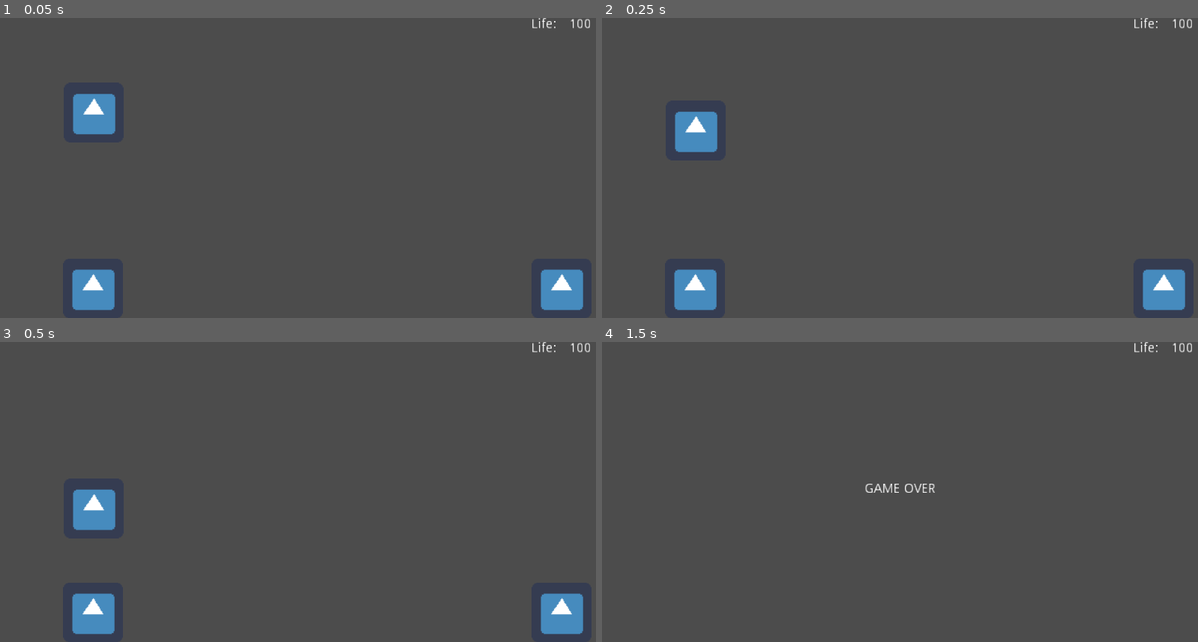
Above: before the commit, frames 1-4 (two rows, left to right).
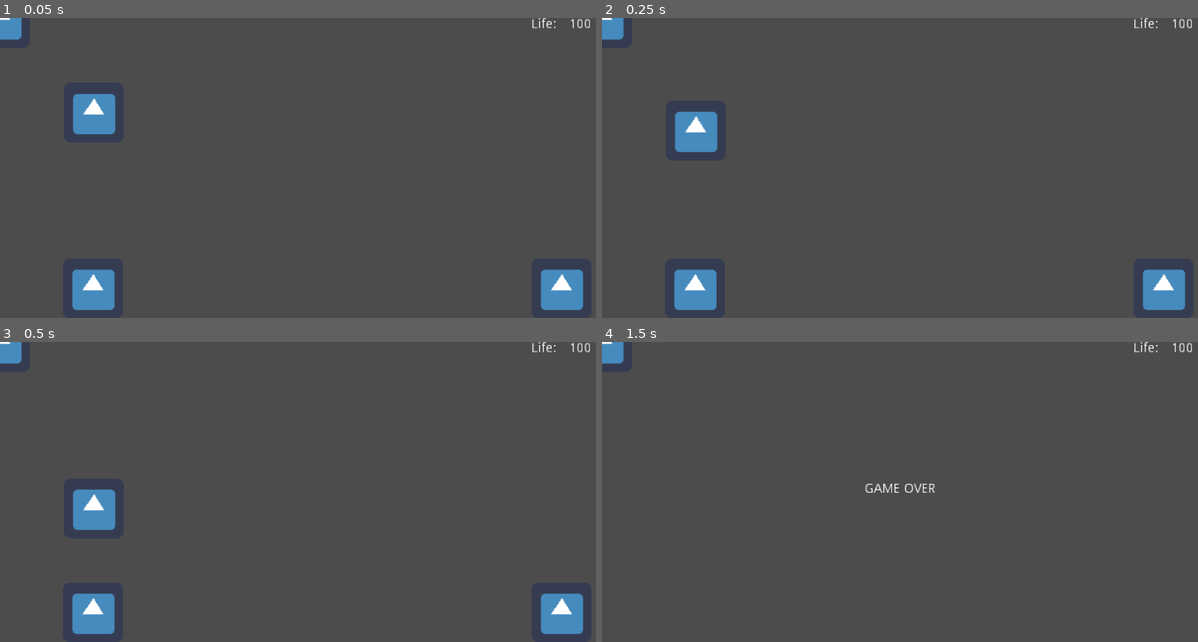
Above: after the commit, the same moments.

Repository: sergioperez/godot-test0-2d
Game: Godot game, scene res://Main.tscn
The game is run twice, just before and just after one commit, with the same random seed, the same clock (stepped at 60 frames per second) and the same inputs. The engine's default icon, where the game draws it, is replaced by a stand-in: a white triangle on a blue panel in a dark square.
Inputs:
- Up to frame 1 (0.05 s): no input
- Up to frame 2 (0.25 s): no input
- Up to frame 3 (0.5 s): no input
- Up to frame 4 (1.5 s): tap Enter (ui_accept) at 0.5, 0.77 s; hold Right (ui_right) from 0.53 s (still down)

The runs differ from the first frame. In frame 1, 0.3% of the frame differs, in the area x 0-4%, y 0-8%; in frame 2, 0.3%; in frame 3, 0.3%; in frame 4, 0.3%.

Commit message:
Improved networking

Diff:
--- a/Node2D.gd
+++ b/Node2D.gd
@@ -1,7 +1,11 @@
 extends Node2D
 
 # TODO: Remove GAME_ID constant, its just to try things :)
-var GAME_ID = 0
+
+var GAME_ID = 000
+var SERVER_IP = "cluster.sergio.link"
+var SERVER_PORT = 18000
+
 const MAIN_SCENARIO_URI = "res://MainScenario.tscn"
 
 var scenario = null
@@ -19,6 +23,8 @@
 
 # Called when the node enters the scene tree for the first time.
 func _ready():
+	randomize()
+	GAME_ID = randi()%990 + 9
 	scenario = Scenario.instance()
 	add_child(scenario)
 
@@ -33,7 +39,7 @@
 	var tcp_client = StreamPeerTCP.new()
 	if !tcp_client.is_connected_to_host():
 		print("Connecting")
-		tcp_client.connect_to_host("127.0.0.1", 18000)
+		tcp_client.connect_to_host(SERVER_IP, SERVER_PORT)
 	return tcp_client
 
 
@@ -74,6 +80,7 @@
 	_read_tcp_messages(tcp_client)
 
 func _write_tcp_messages(tcp_client):
+	print(GAME_ID)
 	var message = str(GAME_ID) + "," + str(players[0].position.x) \
 						 + "," + str(players[0].position.y)
 	if tcp_client.is_connected_to_host():
@@ -106,7 +113,7 @@
 	if should_spawn_netplayer:
 		network_players.append(spawn_network_player(int(msg_player_id), int(msg_player_x), int(msg_player_y)))
 
-	print(msg_player_x)
+	#print(msg_player_x)
 	for net_player in network_players:
 		if net_player.id == player_id:
 			net_player.set_physics_process(false)
Not shown, added: export_presets.cfg
Not shown, changed: server/server.rb
